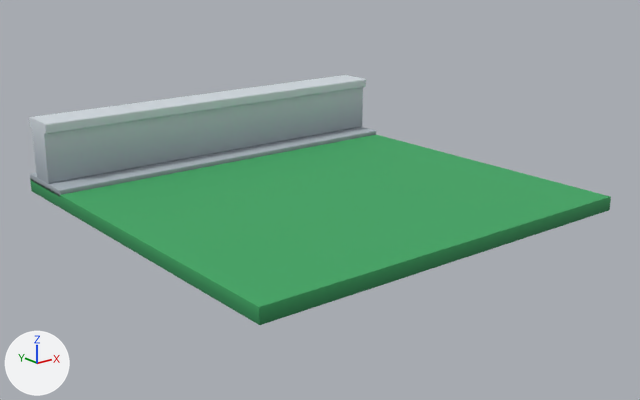
Before and after pictures for a commit that changed the glTF model modelos/parque/losetas/muro_recto.glb.
Rendered twice from a 50 mm lens placed at (-7.62, -9.75, 3.87), pointed at (0.0, -0.22, 0.06). Arrows for +X, +Y and +Z are at lower left; the lights stay in place. The older version comes first.

In view in the first picture: 'muro_recto'.
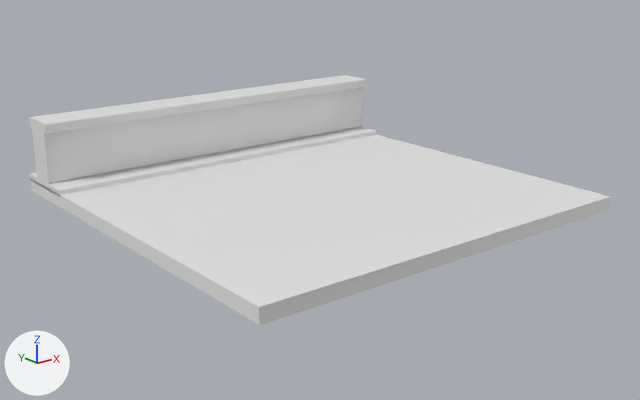
Pixel boxes (x1, y1, x2, y2) of what changed, in the pictures (640 x 400 px):
'muro_recto', recoloured (lighter): (29, 75, 611, 325) in both

Edits to the bpy script that builds the scene:
```text
Change me_muro_recto:
    where me_muro_recto.from_pydata(...)  # 72 vertices, 132 faces; spans x -3.0..3.0, y -3.0..3.0, z 0.0..1.17
    remove me_muro_recto.materials.append(mat_parque)
```
